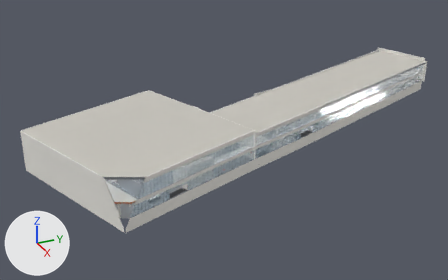
The FBX model Assets/_Preview/NovaHallWorld.fbx: old version first, new version second.
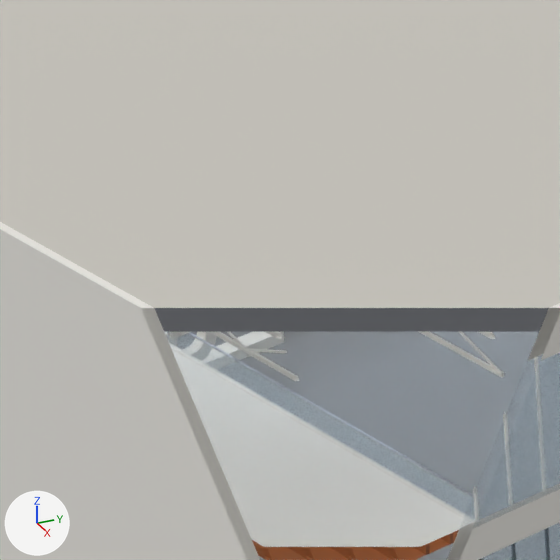
Each version appears first whole from a 50 mm camera at (182.0, -204.6, 130.7) aimed at (-60.0, -95.7, 9.7), and next in a close-up on the part from 20% to 33% of the width and 52% to 73% of the height. The lights are fixed; the arrows at lower left show +X, +Y and +Z. The first two pictures are the older version. Everything nearer to the camera than a plane just in front of the edit is cut away. Where no turn or scale is listed for an object, it has been applied to the vertices. Vertices at exactly the same position are counted once.

In view in the first close-up: 'Hall_Furniture', 'Hall_Roof', 'Hall_Shell', 'Hall_Structure'.
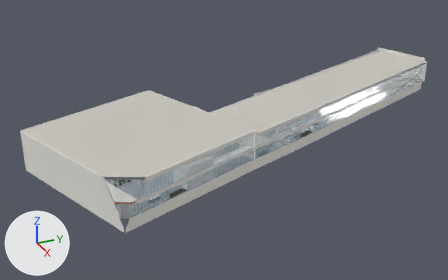
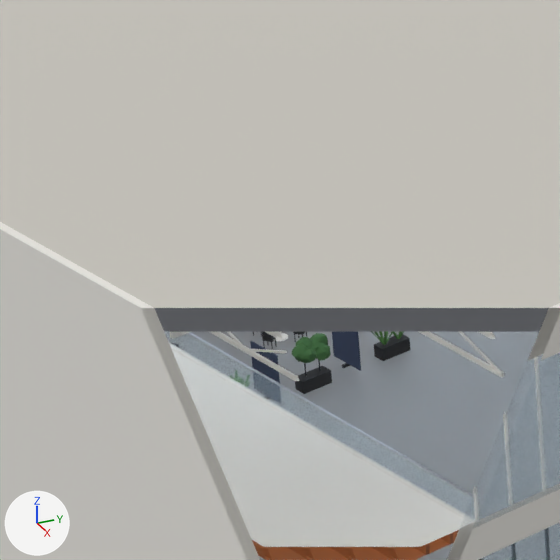
Where the change shows, as pixel boxes [x1, y1, x2, y2] in the close-ups (560 x 560 px; the box of a moved part takes in the faces that stretch with it):
'Hall_Furniture', reshaped: before [196, 332, 285, 360]; after [250, 332, 411, 394]
part 1 of me_hall_furniture_001, moved or reshaped (not visible before): after [250, 341, 280, 383]
part 2 of me_hall_furniture_001, moved or reshaped (not visible before): after [300, 349, 317, 363]
part 3 of me_hall_furniture_001, moved or reshaped (not visible before): after [292, 344, 309, 362]
part 4 of me_hall_furniture_001, moved or reshaped (not visible before): after [296, 337, 313, 349]
part 5 of me_hall_furniture_001, moved or reshaped (not visible before): after [316, 345, 331, 360]
part 6 of me_hall_furniture_001, moved or reshaped (not visible before): after [312, 340, 325, 351]
part 7 of me_hall_furniture_001, moved or reshaped (not visible before): after [310, 333, 328, 345]
part 8 of me_hall_furniture_001, built on: before [196, 332, 280, 351]; after [253, 332, 411, 394]

What the commit changed:
me_hall_furniture_001 is used by ob_hall_furniture; location (0.0, 0.0, 14.5).
me_hall_furniture_001 had 34682 vertices, 57268 faces and spanned x -97.0..-11.0, y -171.0..33.0, z 0.0..3.0.
me_hall_furniture_001 now has 35186 vertices, 58092 faces and spans x -97.0..-11.0, y -171.0..33.0, z 0.0..3.0.
me_hall_furniture_001 part 1: the loose piece of 8 vertices spanning x -36.0, y -157.0..-156.0, z 0.0 is moved by (8.0, 1.0, 1.0), in mat_w_n_board (dark blue #34405a).
me_hall_furniture_001 part 2: the loose piece of 42 vertices spanning x -37.0..-36.0, y -155.0..-154.0, z 1.0..2.0 is moved by (9.0, 0.0, 0.0), in mat_w_n_leaf (dark green #3f6b3a).
me_hall_furniture_001 part 3: the loose piece of 42 vertices spanning x -37.0..-36.0, y -155.0, z 1.0..2.0 is moved by (8.0, 1.0, 0.0), in mat_w_n_leaf (dark green #3f6b3a).
me_hall_furniture_001 part 4: the loose piece of 42 vertices spanning x -35.0..-34.0, y -160.0..-159.0, z 1.0..2.0 is moved by (6.0, 5.0, 0.0).
me_hall_furniture_001 part 5: the loose piece of 42 vertices spanning x -35.0..-34.0, y -160.0..-159.0, z 1.0..2.0 is moved by (6.0, 6.0, 0.0).
me_hall_furniture_001 part 6: the loose piece of 42 vertices spanning x -35.0..-34.0, y -161.0..-160.0, z 1.0..2.0 is moved by (6.0, 7.0, 0.0).
me_hall_furniture_001 part 7: the loose piece of 42 vertices spanning x -35.0..-34.0, y -161.0..-160.0, z 1.0..2.0 is moved by (6.0, 7.0, 0.0).
me_hall_furniture_001 part 8: 24 vertices moved from x -35.0..-31.0, y -160.0..-133.0, z 0.0..3.0 to x -35.0..-31.0, y -160.0..-133.0, z 0.0..1.0; 99 vertices removed from x -36.0..-31.0, y -160.0..-133.0, z 0.0..3.0; 747 vertices added at x -36.0..-26.0, y -161.0..-130.0, z 0.0..3.0.
Other edits to the shape of me_hall_furniture_001 do not show in these pictures.
